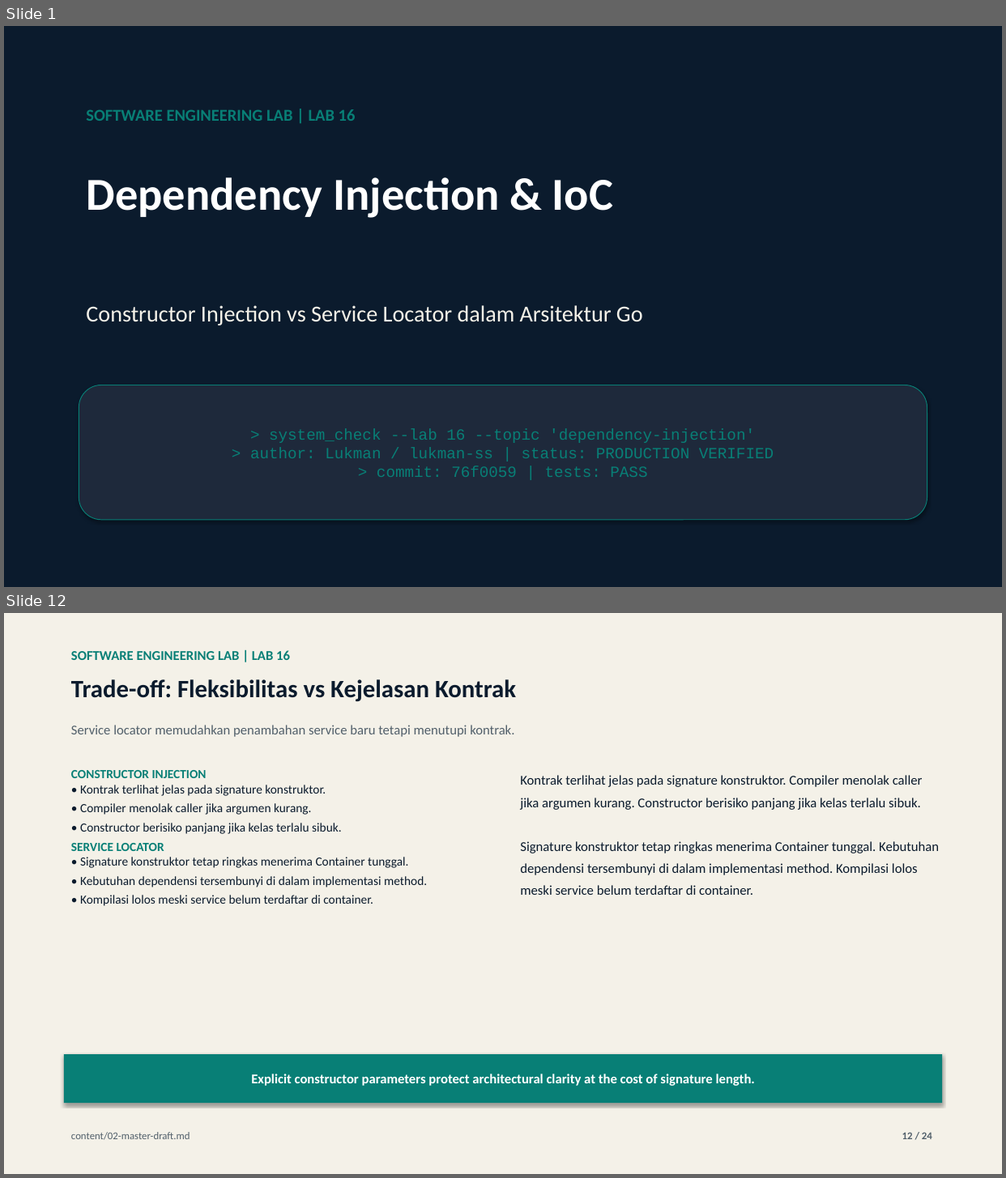
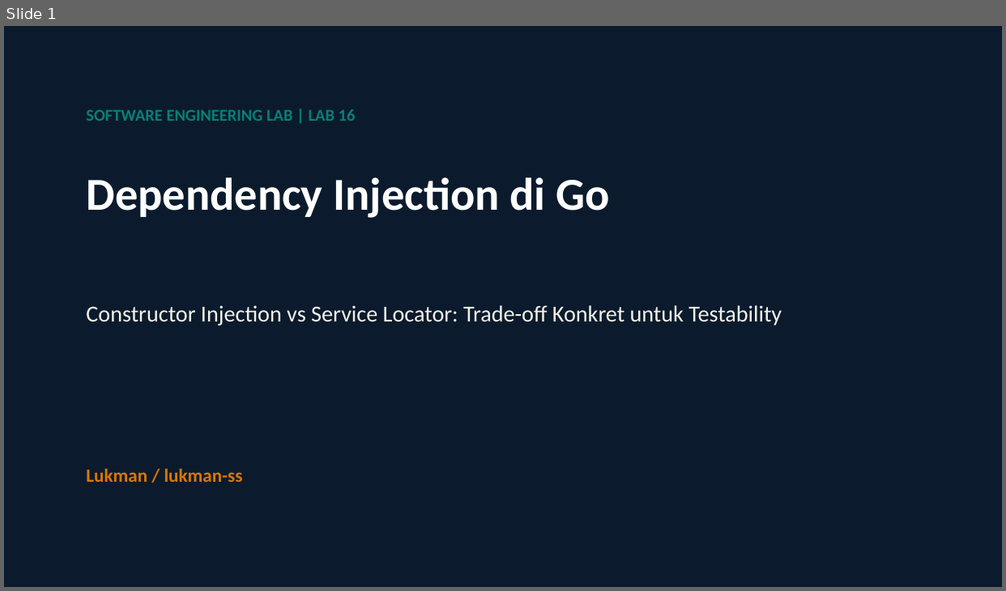
Before and after one commit to lukman-ss/software-engineering-lab, a slide deck: labs/16-dependency-injection/result/linkedin/lab-16-dependency-injection-carousel.pptx. Shown one above the other, each under a label of ours: slides 1 and 12 before the commit, slide 1 after it; the slides between them are not shown. The pictures are 1006x1178 and 1006x591 pixels, drawn with LibreOffice and Linux fonts; fonts in the diff are those of the drawing. Boxes give left, top, right and bottom in pixels: in the first picture for what was removed or moved away, otherwise in the second. Text is boxed around its words. In the diff, an @@ line names an element or a change of style, - is before the commit and + after.

Commit message:
feat(16-dependency-injection): publish carousel presentation, articles, and media deliverables
Complete publication package for Lab 16 (Dependency Injection):
Topic: Constructor Injection vs Service Locator: A Concrete Trade-off for Testability

- Carousel Deck: 24-slide visual storytelling deck in PDF and editable PPTX format
- Cover Artworks: Dual-language CRT covers (ID & EN 1920x1080 PNG)
- Technical Articles: Dev.to markdown draft and Medium HTML publication
- Reproducible Source: Defined via content_def.py with strict quality gates
- Claim Boundaries: Grounded in lab test assertions without exaggerated production claims

```diff
--- a/labs/16-dependency-injection/result/linkedin/lab-16-dependency-injection-carousel.pptx
+++ b/labs/16-dependency-injection/result/linkedin/lab-16-dependency-injection-carousel.pptx
@@ slide 12 removed at (4,613,1002,1174), background #FFFFFF @@
@@ rectangle removed at (4,613,1002,1174) @@
@@ text removed at (71,650,290,660) @@
-SOFTWARE ENGINEERING LAB | LAB 16
@@ text removed at (71,679,516,702) @@
-Trade-off: Fleksibilitas vs Kejelasan Kontrak
@@ text removed at (71,725,514,737) @@
-Service locator memudahkan penambahan service baru tetapi menutupi kontrak.
@@ text removed at (71,770,427,906) @@
-CONSTRUCTOR INJECTION
-• Kontrak terlihat jelas pada signature konstruktor.
-• Compiler menolak caller jika argumen kurang.
-• Constructor berisiko panjang jika kelas terlalu sibuk.
-SERVICE LOCATOR
-• Signature konstruktor tetap ringkas menerima Container tunggal.
-• Kebutuhan dependensi tersembunyi di dalam implementasi method.
-• Kompilasi lolos meski service belum terdaftar di container.
@@ text removed at (520,775,939,895) @@
-Kontrak terlihat jelas pada signature konstruktor. Compiler menolak caller jika argumen kurang. Constructor berisiko panjang jika kelas terlalu sibuk.
-Signature konstruktor tetap ringkas menerima Container tunggal. Kebutuhan dependensi tersembunyi di dalam implementasi method. Kompilasi lolos meski service belum terdaftar di container.
@@ rectangle removed at (64,1054,942,1103) @@
-Explicit constructor parameters protect architectural clarity at the cost of signature length.
@@ text removed at (71,1132,190,1140) @@
-content/02-master-draft.md
@@ text removed at (902,1132,932,1139) @@
-12 / 24
@@ slide 1 changed as well @@
@@ text at (86,177,609,218): text changed @@
-Dependency Injection & IoC
+Dependency Injection di Go
@@ text at (86,305,782,326): text changed @@
-Constructor Injection vs Service Locator dalam Arsitektur Go
+Constructor Injection vs Service Locator: Trade-off Konkret untuk Testability
@@ text "Lukman / lukman-ss": place and size @@
-text "Lukman / lukman-ss" at (79,386,927,520)
+text "Lukman / lukman-ss" at (86,468,243,482)
@@ text "Lukman / lukman-ss" at (86,468,243,482): vertical alignment middle to top; fill #1E293B to none; outline #087F76 0.75 pt to none; shadow off @@
@@ text at (86,468,243,482): text changed; size 15 to 18 pt; font Courier New to Calibri; text colour #087F76 to #D97706; bold on @@
-> system_check --lab 16 --topic 'dependency-injection'
-> author: Lukman / lukman-ss | status: PRODUCTION VERIFIED
-> commit: 76f0059 | tests: PASS
+Lukman / lukman-ss
```
Also in this commit, not shown: 20 other slides changed, 3 slides added, 2 other slides removed, 9 other files.
